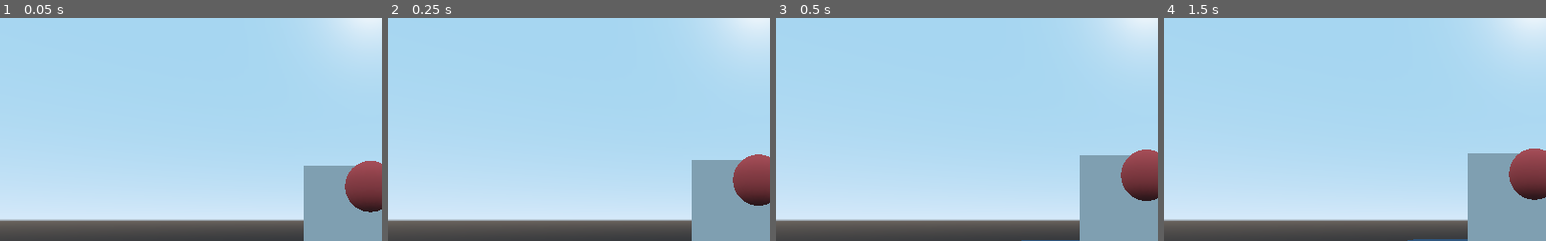
Above: before the commit, frames 1-4 (left to right).
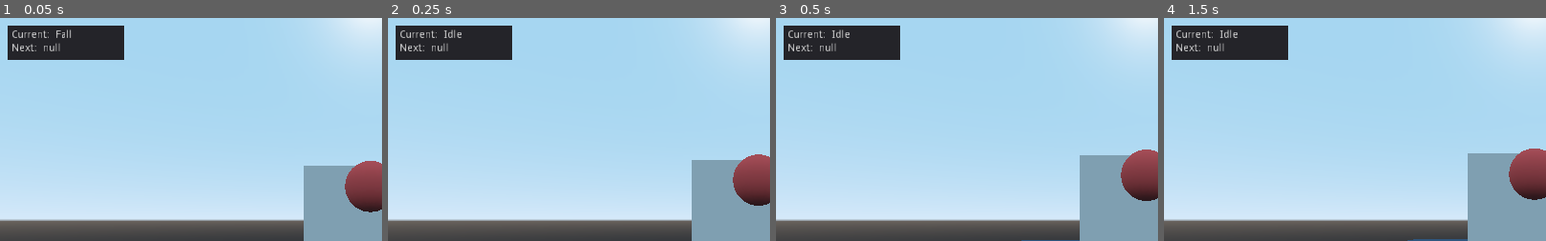
Above: after the commit, the same moments.

Repository: theluckycrab/chronicles
Game: Godot game, scene res://Start.tscn
The game is run twice, just before and just after one commit, with the same random seed, the same clock (stepped at 60 frames per second) and the same inputs. The engine's default icon, where the game draws it, is replaced by a stand-in: a white triangle on a blue panel in a dark square.
Inputs (mouse positions are % of the whole screen's width and height, from its top left):
- Up to frame 1 (0.05 s): no input
- Up to frame 2 (0.25 s): no input
- Up to frame 3 (0.5 s): no input
- Up to frame 4 (1.5 s): move the mouse to (72, 45) at 0.52 s; tap Enter at 1.25 s; move the mouse to (30, 55) at 1.27 s
The pictures show only the part of the screen within x 2-52%, y 5-55%; the shares and areas given below are measured in that part.

The runs differ from the first frame. In frame 1, 4.7% of the frame differs, in the area x 2-33%, y 3-19%; in frame 2, 4.7%; in frame 3, 4.7%; in frame 4, 4.7%.

Commit message:
Basic framework of player state machine, only empty states Idle and Fall exist

Diff:
--- a/Player.gd
+++ b/Player.gd
@@ -14,6 +14,7 @@
 	Grab_Camera()
 
 func _physics_process(_delta):
+	$StateMachine.Execute()
 	Get_Controlled_Velocity()
 	Move()
 
@@ -62,7 +63,7 @@
 	Body_Face(angle)
 
 func Body_Face(targetAngle, turnSpeed:float=0.2):
-	$MeshInstance.rotation.y = lerp_angle($MeshInstance.rotation.y, targetAngle, turnSpeed)
+	$Armature.rotation.y = lerp_angle($Armature.rotation.y, targetAngle, turnSpeed)
 
 func Grab_Camera():
 	var cam = get_viewport().get_camera()
--- /dev/null
+++ b/Player.tscn
@@ -0,0 +1,83 @@
+[gd_scene load_steps=7 format=2]
+
+[ext_resource path="res://Player.gd" type="Script" id=1]
+[ext_resource path="res://PlayerStates/PlayerStateMachine.gd" type="Script" id=2]
+
+[sub_resource type="BoxShape" id=2]
+
+[sub_resource type="CubeMesh" id=1]
+
+[sub_resource type="SpatialMaterial" id=5]
+albedo_color = Color( 1, 0.364706, 0.364706, 1 )
+
+[sub_resource type="SphereMesh" id=3]
+material = SubResource( 5 )
+
+[node name="Player" type="KinematicBody"]
+collision_layer = 0
+script = ExtResource( 1 )
+
+[node name="CollisionShape" type="CollisionShape" parent="."]
+shape = SubResource( 2 )
+
+[node name="Armature" type="Spatial" parent="."]
+
+[node name="MeshInstance" type="MeshInstance" parent="Armature"]
+mesh = SubResource( 1 )
+skeleton = NodePath("../../..")
+material/0 = null
+
+[node name="MeshInstance" type="MeshInstance" parent="Armature/MeshInstance"]
+transform = Transform( 0.371862, 0, 0, 0, 0.371862, 0, 0, 0, 0.371862, 0, 0.669872, 1.13546 )
+mesh = SubResource( 3 )
+material/0 = null
+
+[node name="StateMachine" type="Spatial" parent="."]
+script = ExtResource( 2 )
+
+[node name="StateDisplay" type="Panel" parent="StateMachine"]
+anchor_left = 0.027
+anchor_top = 0.072
+anchor_right = 0.078
+anchor_bottom = 0.132
+margin_left = -1.648
+margin_top = -4.2
+margin_right = 102.128
+margin_bottom = 4.8
+
+[node name="VBoxContainer" type="VBoxContainer" parent="StateMachine/StateDisplay"]
+anchor_right = 1.0
+anchor_bottom = 1.0
+margin_left = 5.0
+margin_top = 5.0
+margin_right = -5.0
+margin_bottom = -5.0
+
+[node name="HBoxContainer" type="HBoxContainer" parent="StateMachine/StateDisplay/VBoxContainer"]
+margin_right = 146.0
+margin_bottom = 14.0
+
+[node name="currentLabel2" type="Label" parent="StateMachine/StateDisplay/VBoxContainer/HBoxContainer"]
+margin_right = 55.0
+margin_bottom = 14.0
+text = "Current: "
+
+[node name="currentLabel" type="Label" parent="StateMachine/StateDisplay/VBoxContainer/HBoxContainer"]
+margin_left = 59.0
+margin_right = 59.0
+margin_bottom = 14.0
+
+[node name="HBoxContainer2" type="HBoxContainer" parent="StateMachine/StateDisplay/VBoxContainer"]
+margin_top = 18.0
+margin_right = 146.0
+margin_bottom = 32.0
+
+[node name="nextLabel2" type="Label" parent="StateMachine/StateDisplay/VBoxContainer/HBoxContainer2"]
+margin_right = 38.0
+margin_bottom = 14.0
+text = "Next	: "
+
+[node name="nextLabel" type="Label" parent="StateMachine/StateDisplay/VBoxContainer/HBoxContainer2"]
+margin_left = 42.0
+margin_right = 42.0
+margin_bottom = 14.0
--- /dev/null
+++ b/PlayerStates/PlayerStateFall.gd
@@ -0,0 +1,25 @@
+extends Spatial
+class_name PlayerStateFall
+
+var animation = null
+var priority = 0
+var host = null
+var slot = "Fall"
+
+func Controls():
+	pass
+
+func Enter():
+	pass
+
+func Exit():
+	pass
+
+func canExit():
+	return host.is_on_floor()
+
+func canEnter():
+	return !host.is_on_floor()
+
+func Execute():
+	pass
--- /dev/null
+++ b/PlayerStates/PlayerStateIdle.gd
@@ -0,0 +1,25 @@
+extends Spatial
+class_name PlayerStateIdle
+
+var animation = null
+var priority = 0
+var host = null
+var slot = "Idle"
+
+func Controls():
+	pass
+
+func Enter():
+	pass
+
+func Exit():
+	pass
+
+func canExit():
+	return true
+
+func canEnter():
+	return host.is_on_floor()
+
+func Execute():
+	pass
--- /dev/null
+++ b/PlayerStates/PlayerStateMachine.gd
@@ -0,0 +1,71 @@
+extends Node
+
+var state = {
+				current = null,
+				next = null,
+				last = null,
+			}
+
+var stateDict = {
+					"Idle" : PlayerStateIdle.new(),
+					"Fall" : PlayerStateFall.new()
+				}
+
+onready var host = get_parent()
+
+func _ready():
+	Create_Fallback_Children()
+
+func _physics_process(delta):
+	if state.current:
+		$StateDisplay/VBoxContainer/HBoxContainer/currentLabel.text = str(state.current.slot)
+	else:
+		$StateDisplay/VBoxContainer/HBoxContainer/currentLabel.text = "null"
+	if state.next:
+		$StateDisplay/VBoxContainer/HBoxContainer2/nextLabel.text = str(state.next.slot)
+	else:
+		$StateDisplay/VBoxContainer/HBoxContainer2/nextLabel.text = "null"
+
+func Execute():
+	if state.current:
+		state.current.Execute()
+		if state.current.canExit():
+			state.current.Exit()
+			state.current = null
+	if !state.current:
+		Fallback()
+	if state.next:
+		Set_State(state.next)
+	pass
+
+func Fallback():
+	if state.next:
+		return
+	for i in stateDict:
+		if stateDict[i].canEnter():
+			state.next = stateDict[i]
+			return
+	state.next = null
+
+func Set_State(newState):
+	newState.host = host
+	if !newState or !newState.canEnter():
+		return
+	if state.current:
+		if newState.priority < state.current.priority:
+			return
+		state.current.Exit()
+	state.current = newState
+	state.current.Enter()
+	state.next = null
+	pass
+
+func Reset():
+	state.next = null
+	Fallback()
+	pass
+
+func Create_Fallback_Children():
+	for i in stateDict:
+		add_child(stateDict[i])
+		stateDict[i].host = host
--- a/Start.tscn
+++ b/Start.tscn
@@ -1,18 +1,8 @@
-[gd_scene load_steps=9 format=2]
+[gd_scene load_steps=5 format=2]
 
 [ext_resource path="res://ControlledCamera.tscn" type="PackedScene" id=1]
-[ext_resource path="res://Player.gd" type="Script" id=2]
+[ext_resource path="res://Player.tscn" type="PackedScene" id=2]
 [ext_resource path="res://icon.png" type="Texture" id=3]
-
-[sub_resource type="BoxShape" id=2]
-
-[sub_resource type="CubeMesh" id=1]
-
-[sub_resource type="SpatialMaterial" id=5]
-albedo_color = Color( 1, 0.364706, 0.364706, 1 )
-
-[sub_resource type="SphereMesh" id=3]
-material = SubResource( 5 )
 
 [sub_resource type="SpatialMaterial" id=4]
 albedo_texture = ExtResource( 3 )
@@ -22,22 +12,7 @@
 
 [node name="H" parent="." instance=ExtResource( 1 )]
 
-[node name="Player" type="KinematicBody" parent="."]
-collision_layer = 0
-script = ExtResource( 2 )
-
-[node name="CollisionShape" type="CollisionShape" parent="Player"]
-shape = SubResource( 2 )
-
-[node name="MeshInstance" type="MeshInstance" parent="Player"]
-mesh = SubResource( 1 )
-skeleton = NodePath("../..")
-material/0 = null
-
-[node name="MeshInstance" type="MeshInstance" parent="Player/MeshInstance"]
-transform = Transform( 0.371862, 0, 0, 0, 0.371862, 0, 0, 0, 0.371862, 0, 0.669872, 1.13546 )
-mesh = SubResource( 3 )
-material/0 = null
+[node name="Player" parent="." instance=ExtResource( 2 )]
 
 [node name="CSGCombiner" type="CSGCombiner" parent="."]
 use_collision = true
--- a/project.godot
+++ b/project.godot
@@ -7,6 +7,22 @@
 ;   param=value ; assign values to parameters
 
 config_version=4
+
+_global_script_classes=[ {
+"base": "Spatial",
+"class": "PlayerStateFall",
+"language": "GDScript",
+"path": "res://PlayerStates/PlayerStateFall.gd"
+}, {
+"base": "Spatial",
+"class": "PlayerStateIdle",
+"language": "GDScript",
+"path": "res://PlayerStates/PlayerStateIdle.gd"
+} ]
+_global_script_class_icons={
+"PlayerStateFall": "",
+"PlayerStateIdle": ""
+}
 
 [application]
 
